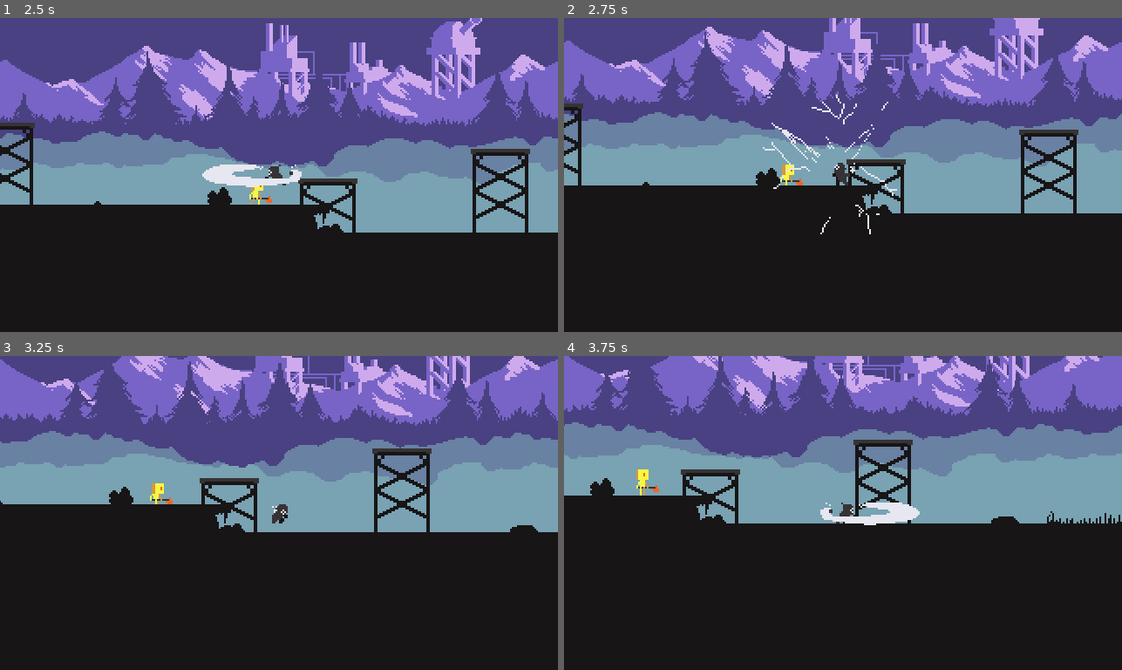
Above: before the commit, frames 1-4 (two rows, left to right).
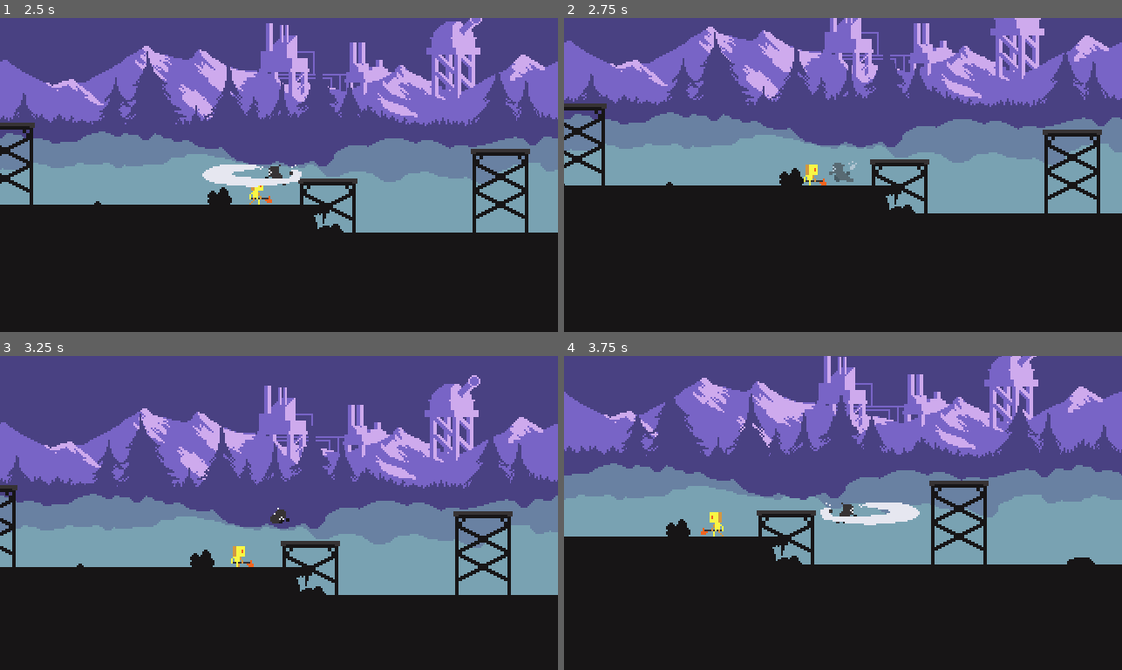
Above: after the commit, the same moments.

Repository: Gabrijel-Cobanov/SpiritFall
Game: Godot game, scene res://Scenes/main.tscn
Same seed, same stepped clock (60 frames per second), same inputs: the game is played once before the commit and once after it.
Inputs:
- Up to frame 1 (2.5 s): tap Enter (ui_accept) at 0.5 s; hold D (right) 0.53-2.03 s; tap K (attack) at 0.6, 1.35, 2.3 s; tap J (jump) at 0.77, 1.52 s; hold A (left) from 2.03 s (still down); tap L (dash) at 2.1 s
- Up to frame 2 (2.75 s): keep holding A (left)
- Up to frame 3 (3.25 s): release A (left) at 2.78 s; hold D (right) from 2.78 s (still down); tap K (attack) at 2.85 s; tap J (jump) at 3.02 s
- Up to frame 4 (3.75 s): keep holding D (right); tap K (attack) at 3.6 s

Frame 1 is identical in both runs. In frame 2, 11% of the frame differs, in the area x 0-100%, y 0-69%; in frame 3, 59%, in the area x 0-100%, y 0-77%; in frame 4, 49%.

Commit message:
Made I frames
Have to fix the problem where the player can just keep walking into enemies after getting hurt because the contact attack area attacks only on body entered, I can somehow use get_overlapping_bodies there, but I don't want to use a loop, in any case, I frames are made through just modulating the sprite, no shader necesarry!

Diff:
--- a/Scenes/Enemies/LumberBot.tscn
+++ b/Scenes/Enemies/LumberBot.tscn
@@ -8,7 +8,7 @@
 [ext_resource type="Script" path="res://Scripts/Enemies/EnemyStateMachine.gd" id="5_ou0rk"]
 
 [sub_resource type="RectangleShape2D" id="RectangleShape2D_3rt5l"]
-size = Vector2(8, 16)
+size = Vector2(11, 17)
 
 [sub_resource type="CapsuleShape2D" id="CapsuleShape2D_4e42p"]
 radius = 7.0
@@ -104,6 +104,21 @@
 shader_parameter/enabled = false
 shader_parameter/tint = Color(1, 1, 1, 1)
 
+[sub_resource type="Animation" id="Animation_yp4e3"]
+length = 0.001
+tracks/0/type = "value"
+tracks/0/imported = false
+tracks/0/enabled = true
+tracks/0/path = NodePath("Sprite2D:material:shader_parameter/enabled")
+tracks/0/interp = 1
+tracks/0/loop_wrap = true
+tracks/0/keys = {
+"times": PackedFloat32Array(0),
+"transitions": PackedFloat32Array(1),
+"update": 1,
+"values": [false]
+}
+
 [sub_resource type="Animation" id="Animation_bpp62"]
 resource_name = "hitflash"
 length = 0.2
@@ -118,21 +133,6 @@
 "transitions": PackedFloat32Array(1, 1),
 "update": 1,
 "values": [true, false]
-}
-
-[sub_resource type="Animation" id="Animation_yp4e3"]
-length = 0.001
-tracks/0/type = "value"
-tracks/0/imported = false
-tracks/0/enabled = true
-tracks/0/path = NodePath("Sprite2D:material:shader_parameter/enabled")
-tracks/0/interp = 1
-tracks/0/loop_wrap = true
-tracks/0/keys = {
-"times": PackedFloat32Array(0),
-"transitions": PackedFloat32Array(1),
-"update": 1,
-"values": [false]
 }
 
 [sub_resource type="AnimationLibrary" id="AnimationLibrary_25lpe"]
@@ -163,6 +163,7 @@
 monitorable = false
 
 [node name="CollisionShape2D" type="CollisionShape2D" parent="AttackComponent/contact"]
+position = Vector2(-0.5, -0.5)
 shape = SubResource("RectangleShape2D_3rt5l")
 debug_color = Color(0.988235, 0, 0.317647, 0.419608)
 
--- a/Scenes/Player/player.tscn
+++ b/Scenes/Player/player.tscn
@@ -573,6 +573,77 @@
 "swing2_up_air": SubResource("Animation_puhkf")
 }
 
+[sub_resource type="Animation" id="Animation_c2vtl"]
+resource_name = "i_frames"
+length = 0.35
+loop_mode = 1
+step = 0.05
+tracks/0/type = "value"
+tracks/0/imported = false
+tracks/0/enabled = true
+tracks/0/path = NodePath("Sprite2D:modulate")
+tracks/0/interp = 1
+tracks/0/loop_wrap = true
+tracks/0/keys = {
+"times": PackedFloat32Array(0, 0.2, 0.35),
+"transitions": PackedFloat32Array(1, 1, 1),
+"update": 1,
+"values": [Color(1, 1, 1, 1), Color(1, 1, 1, 0.498039), Color(1, 1, 1, 1)]
+}
+
+[sub_resource type="Animation" id="Animation_dvewm"]
+length = 0.001
+tracks/0/type = "value"
+tracks/0/imported = false
+tracks/0/enabled = true
+tracks/0/path = NodePath("Sprite2D:modulate")
+tracks/0/interp = 1
+tracks/0/loop_wrap = true
+tracks/0/keys = {
+"times": PackedFloat32Array(0),
+"transitions": PackedFloat32Array(1),
+"update": 0,
+"values": [Color(1, 1, 1, 1)]
+}
+
+[sub_resource type="Animation" id="Animation_3o10p"]
+resource_name = "reset"
+length = 0.1
+tracks/0/type = "value"
+tracks/0/imported = false
+tracks/0/enabled = true
+tracks/0/path = NodePath("Sprite2D:modulate")
+tracks/0/interp = 1
+tracks/0/loop_wrap = true
+tracks/0/keys = {
+"times": PackedFloat32Array(0),
+"transitions": PackedFloat32Array(1),
+"update": 0,
+"values": [Color(1, 1, 1, 1)]
+}
+
+[sub_resource type="AnimationLibrary" id="AnimationLibrary_cliow"]
+_data = {
+"RESET": SubResource("Animation_dvewm"),
+"i_frames": SubResource("Animation_c2vtl"),
+"reset": SubResource("Animation_3o10p")
+}
+
+[sub_resource type="VisualShader" id="VisualShader_75at7"]
+code = "shader_type canvas_item;
+render_mode blend_mix;
+
+
+
+"
+graph_offset = Vector2(-147.835, -1.73471)
+mode = 1
+flags/light_only = false
+nodes/fragment/0/position = Vector2(480, 160)
+
+[sub_resource type="ShaderMaterial" id="ShaderMaterial_88k80"]
+shader = SubResource("VisualShader_75at7")
+
 [node name="Player" type="CharacterBody2D" groups=["Player"]]
 collision_mask = 62
 
@@ -644,9 +715,15 @@
 
 [node name="DashCooldown" type="Timer" parent="Timers"]
 wait_time = 0.6
+one_shot = true
 
 [node name="AttackComboCooldown" type="Timer" parent="Timers"]
 wait_time = 0.5
+one_shot = true
+
+[node name="HurtCooldown" type="Timer" parent="Timers"]
+wait_time = 0.7
+one_shot = true
 
 [node name="Visuals" type="Node2D" parent="."]
 
@@ -656,9 +733,15 @@
 "": SubResource("AnimationLibrary_j4xq4")
 }
 
+[node name="IFramesAnimationPlayer" type="AnimationPlayer" parent="Visuals"]
+libraries = {
+"": SubResource("AnimationLibrary_cliow")
+}
+
 [node name="Sprite2D" type="Sprite2D" parent="Visuals"]
+material = SubResource("ShaderMaterial_88k80")
 position = Vector2(1, -4)
 texture = ExtResource("1_3lfy2")
 hframes = 10
 vframes = 21
-frame = 162
+frame = 70
--- a/Scripts/Common Entity Scripts/HealthComponent.gd
+++ b/Scripts/Common Entity Scripts/HealthComponent.gd
@@ -1,10 +1,12 @@
 extends Node2D
 class_name HealthComponent
-
 
 @export var hitflash_animator: AnimationPlayer
 @export var max_health: int
 var current_health: int
+
+var can_take_damage: bool = true
+var can_heal: bool = true
 
 signal hurt
 signal dead
@@ -13,15 +15,17 @@
 	current_health = max_health
 
 func Take_Damage(dmg: int):
-	if hitflash_animator:
-		hitflash_animator.play("hitflash")
-	hurt.emit()
-	current_health -= dmg
-	if current_health <= 0:
-		dead.emit()
+	if can_take_damage:
+		if hitflash_animator:
+			hitflash_animator.play("hitflash")
+		hurt.emit()
+		current_health -= dmg
+		if current_health <= 0:
+			dead.emit()
 
 func Heal(hp: int):
-	if current_health + hp <= max_health:
-		current_health += hp
-	else:
-		current_health = max_health
+	if can_heal:
+		if current_health + hp <= max_health:
+			current_health += hp
+		else:
+			current_health = max_health
--- a/Scripts/Common Entity Scripts/Hitflash_shader.tres
+++ b/Scripts/Common Entity Scripts/Hitflash_shader.tres
@@ -61,7 +61,7 @@
 
 }
 "
-graph_offset = Vector2(-40.6364, -1.54545)
+graph_offset = Vector2(-102.582, 37.3727)
 mode = 1
 flags/light_only = false
 nodes/fragment/0/position = Vector2(680, 160)
--- a/Scripts/Enemies/EnemyStateMachine.gd
+++ b/Scripts/Enemies/EnemyStateMachine.gd
@@ -58,7 +58,6 @@
 
 func _process(delta):
 	current_state.Update(self, delta)
-	print(attack_timer.time_left)
 	Flip()
 
 func _physics_process(delta):
@@ -100,5 +99,4 @@
 func On_Hurt():
 	is_being_knocked_back = true
 	knockback_timer.start()
-	print("enemy hurt")
 	#flash white but we'll get to that
--- a/Scripts/Player/PlayerStateMachine.gd
+++ b/Scripts/Player/PlayerStateMachine.gd
@@ -8,10 +8,9 @@
 @export var coyote: Coyote
 @onready var dash_cooldown: Timer = $"../Timers/DashCooldown"
 @onready var attack_combo_cooldown: Timer = $"../Timers/AttackComboCooldown"
+@onready var hurt_cooldown = $"../Timers/HurtCooldown"
+@onready var i_frames_animator = $"../Visuals/IFramesAnimationPlayer"
 @export var health: HealthComponent
-
-var hurt_counter: int = 0
-
 
 #movement variables
 var gravity = ProjectSettings.get_setting("physics/2d/default_gravity")
@@ -59,6 +58,7 @@
 
 	dash_cooldown.connect("timeout", Reset_Dash_Cooldown)
 	attack_combo_cooldown.connect("timeout", Reset_Attack_Cooldown)
+	hurt_cooldown.connect("timeout", Reset_Hurt_Cooldown)
 	health.hurt.connect(On_Hurt)
 
 	current_state = idle
@@ -106,7 +106,10 @@
 func Reset_Attack_Cooldown():
 	can_attack = true
 
+func Reset_Hurt_Cooldown():
+	health.can_take_damage = true
+	i_frames_animator.play("reset")
+
 func On_Hurt():
-	print("Player hurt" + str(hurt_counter))
-	hurt_counter += 1
-	Switch_State(hurt)
+	if health.can_take_damage:
+		Switch_State(hurt)
--- a/Scripts/Player/States/PlayerHurt.gd
+++ b/Scripts/Player/States/PlayerHurt.gd
@@ -5,8 +5,10 @@
 
 func Enter(ctx: PlayerStateMachine):
 	ctx.animator.play("hurt")
+	ctx.i_frames_animator.play("i_frames")
 	anim_duration = 0.3
-	pass
+	ctx.health.can_take_damage = false
+	print(ctx.health.can_take_damage)
 
 func Update(ctx: PlayerStateMachine, delta:float):
 	if anim_duration <= 0.15:
@@ -19,4 +21,5 @@
 	anim_duration -= delta
 
 func Exit(ctx: PlayerStateMachine):
+	ctx.hurt_cooldown.start()
 	pass
Not shown: 1 places in Scenes/Player/player.tscn that only renumber resources
